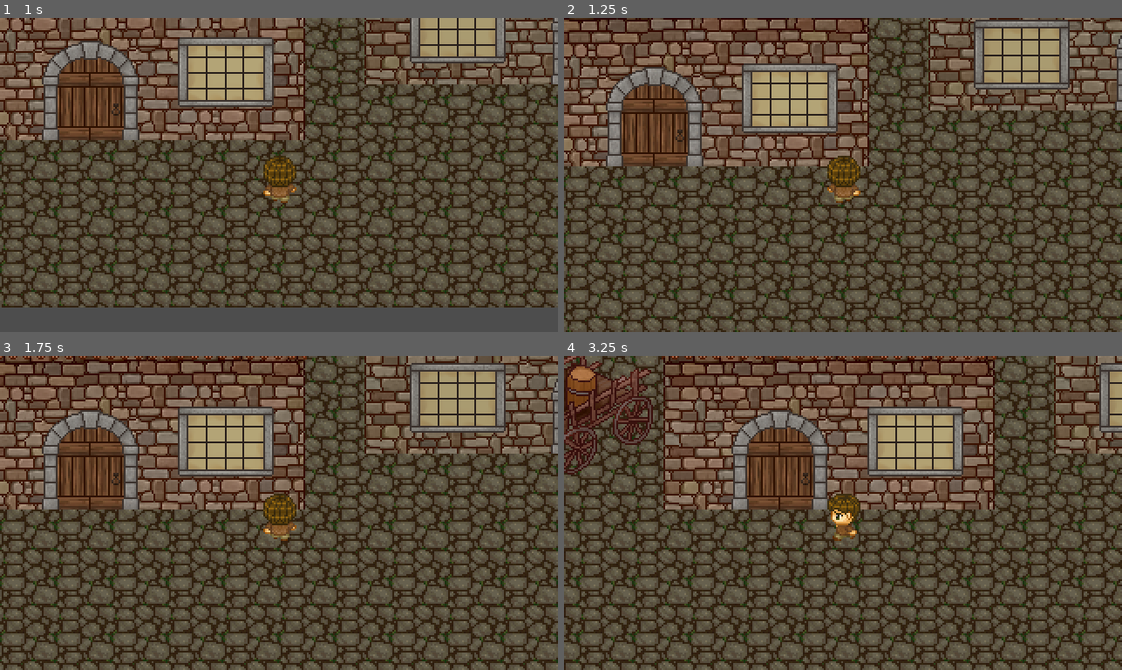
Above: before the commit, frames 1-4 (two rows, left to right).
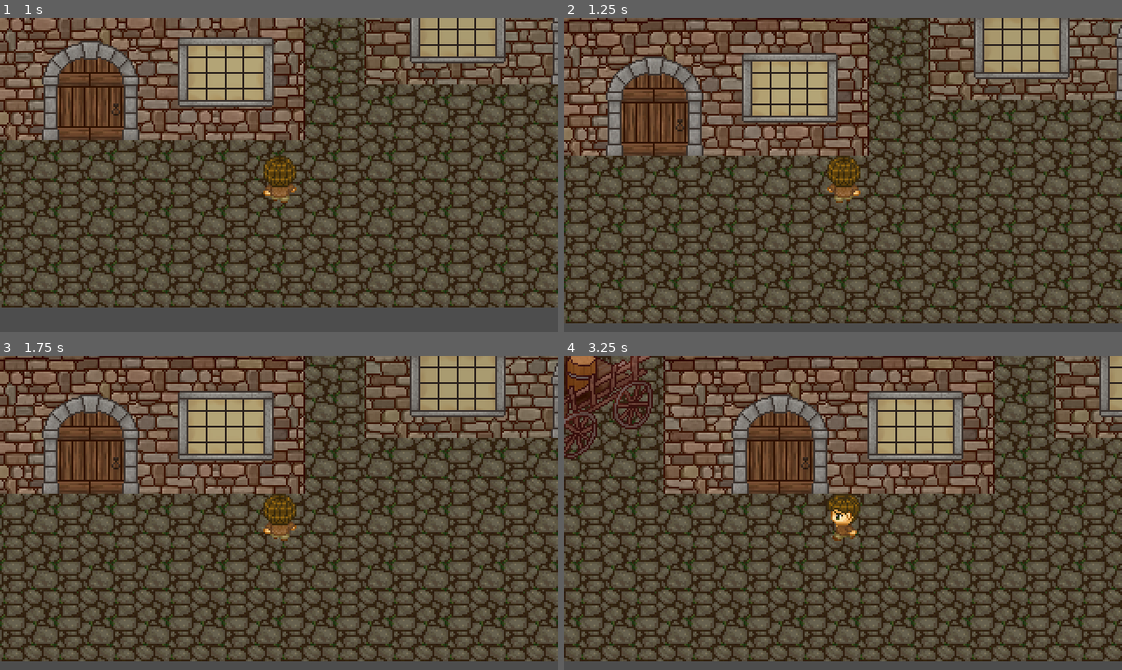
Above: after the commit, the same moments.

Repository: Camlui12/a_formula_secreta_Godot
Game: Godot game, scene res://scenes/levels/level_1.tscn
Two runs of this game, one before a commit and one after it. Both use one fixed random seed, a clock stepped at 60 frames per second and the inputs below. The project has no main scene, so this scene is started directly.
Inputs (mouse positions are in pixels of both pictures, inside the frame that each line leads up to):
- Up to frame 1 (1 s): tap Enter (ui_accept) at 0.5, 0.77 s; move the mouse to (251, 237) at 0.52 s; hold W (move_up) from 0.53 s (still down); click (251, 237) at 0.67 s
- Up to frame 2 (1.25 s): keep holding W (move_up)
- Up to frame 3 (1.75 s): keep holding W (move_up); move the mouse to (446, 560) at 1.27 s; tap Enter (ui_accept) at 1.52 s
- Up to frame 4 (3.25 s): move the mouse to (675, 465) at 2.02 s; release W (move_up) at 2.03 s; hold A (move_left) from 2.03 s (still down); move the mouse to (870, 513) at 2.77 s; click (870, 513) at 2.92 s; tap Enter (ui_accept) at 3.02 s

Frame 1 is identical in both runs. In frame 2, 52% of the frame differs, in the area x 0-100%, y 0-100%; in frame 3, 54%; in frame 4, 55%.

Commit message:
add teclas ao controller

Diff:
--- a/project.godot
+++ b/project.godot
@@ -27,21 +27,25 @@
 move_left={
 "deadzone": 0.2,
 "events": [Object(InputEventKey,"resource_local_to_scene":false,"resource_name":"","device":-1,"window_id":0,"alt_press …(191 unchanged characters)…
+, Object(InputEventKey,"resource_local_to_scene":false,"resource_name":"","device":-1,"window_id":0,"alt_pressed":false,"shift_pressed":false,"ctrl_pressed":false,"meta_pressed":false,"pressed":false,"keycode":0,"physical_keycode":4194319,"key_label":0,"unicode":0,"location":0,"echo":false,"script":null)
 ]
 }
 move_right={
 "deadzone": 0.2,
 "events": [Object(InputEventKey,"resource_local_to_scene":false,"resource_name":"","device":-1,"window_id":0,"alt_press …(192 unchanged characters)…
+, Object(InputEventKey,"resource_local_to_scene":false,"resource_name":"","device":-1,"window_id":0,"alt_pressed":false,"shift_pressed":false,"ctrl_pressed":false,"meta_pressed":false,"pressed":false,"keycode":0,"physical_keycode":4194321,"key_label":0,"unicode":0,"location":0,"echo":false,"script":null)
 ]
 }
 move_up={
 "deadzone": 0.2,
 "events": [Object(InputEventKey,"resource_local_to_scene":false,"resource_name":"","device":-1,"window_id":0,"alt_press …(192 unchanged characters)…
+, Object(InputEventKey,"resource_local_to_scene":false,"resource_name":"","device":-1,"window_id":0,"alt_pressed":false,"shift_pressed":false,"ctrl_pressed":false,"meta_pressed":false,"pressed":false,"keycode":0,"physical_keycode":4194320,"key_label":0,"unicode":0,"location":0,"echo":false,"script":null)
 ]
 }
 move_down={
 "deadzone": 0.2,
 "events": [Object(InputEventKey,"resource_local_to_scene":false,"resource_name":"","device":-1,"window_id":0,"alt_press …(192 unchanged characters)…
+, Object(InputEventKey,"resource_local_to_scene":false,"resource_name":"","device":-1,"window_id":0,"alt_pressed":false,"shift_pressed":false,"ctrl_pressed":false,"meta_pressed":false,"pressed":false,"keycode":0,"physical_keycode":4194322,"key_label":0,"unicode":0,"location":0,"echo":false,"script":null)
 ]
 }
 
--- a/scenes/characters/player.tscn
+++ b/scenes/characters/player.tscn
@@ -162,7 +162,7 @@
 }]
 
 [sub_resource type="RectangleShape2D" id="RectangleShape2D_f6jof"]
-size = Vector2(21.375, 17.75)
+size = Vector2(15, 25.21875)
 
 [node name="Player" type="CharacterBody2D" unique_id=1035644401]
 script = ExtResource("1_onrkg")
@@ -172,7 +172,7 @@
 animation = &"walk_up"
 
 [node name="CollisionShape2D" type="CollisionShape2D" parent="." unique_id=467831820]
-position = Vector2(0, 7)
+position = Vector2(0.5, 1.609375)
 shape = SubResource("RectangleShape2D_f6jof")
 
 [node name="Camera2D" type="Camera2D" parent="." unique_id=1375361595]
